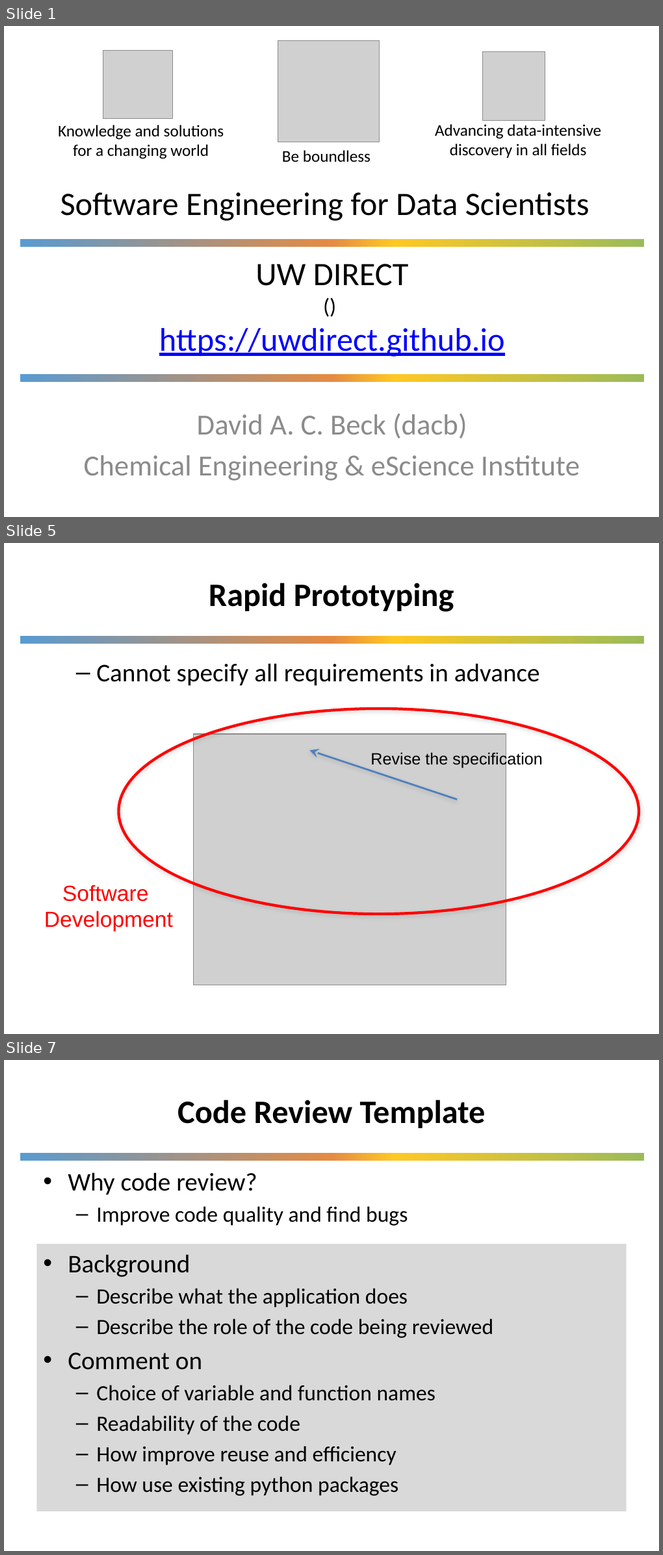
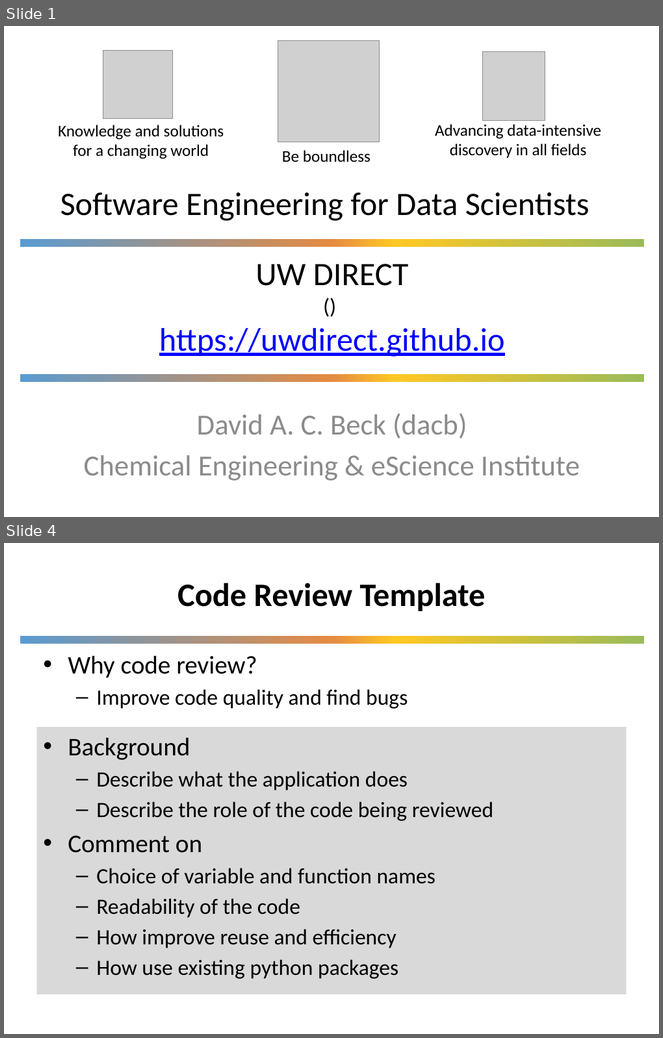
Before and after one commit to UWDIRECT/UWDIRECT.github.io, a slide deck: Wi20_content/SEDS/L10.Communication.pptx. Shown one above the other, each under a label of ours: slides 1, 5 and 7 before the commit, slides 1 and 4 after it; the slides between them are not shown. The pictures are 663x1555 and 663x1038 pixels, drawn with LibreOffice and Linux fonts; fonts in the diff are those of the drawing; grey boxes stand for pictures; background and template pictures are left out. Boxes give left, top, right and bottom in pixels: in the first picture for what was removed or moved away, otherwise in the second. Text is boxed around its words. In the diff, an @@ line names an element or a change of style, - is before the commit and + after.

```diff
--- a/Wi20_content/SEDS/L10.Communication.pptx
+++ b/Wi20_content/SEDS/L10.Communication.pptx
@@ slide 5 removed at [4, 543, 659, 1034], background #FFFFFF; not listed: 1 template element that a slide beside it also shows @@
@@ title removed at [209, 583, 454, 612] @@
-Rapid Prototyping
@@ text removed at [96, 663, 540, 686] @@
-  – Cannot specify all requirements in advance
@@ ellipse removed at [118, 709, 639, 915] @@
@@ picture removed at [193, 734, 506, 986] @@
@@ arrow removed from (458, 800) to (310, 751) @@
@@ text removed at [371, 751, 543, 768] @@
-Revise the specification
@@ text removed at [44, 885, 173, 932] @@
-Software
-Development
@@ what was slide 7 is now slide 4 @@
```
Also in this commit, not shown: 3 slides changed, 3 other slides removed, 11 other files.
